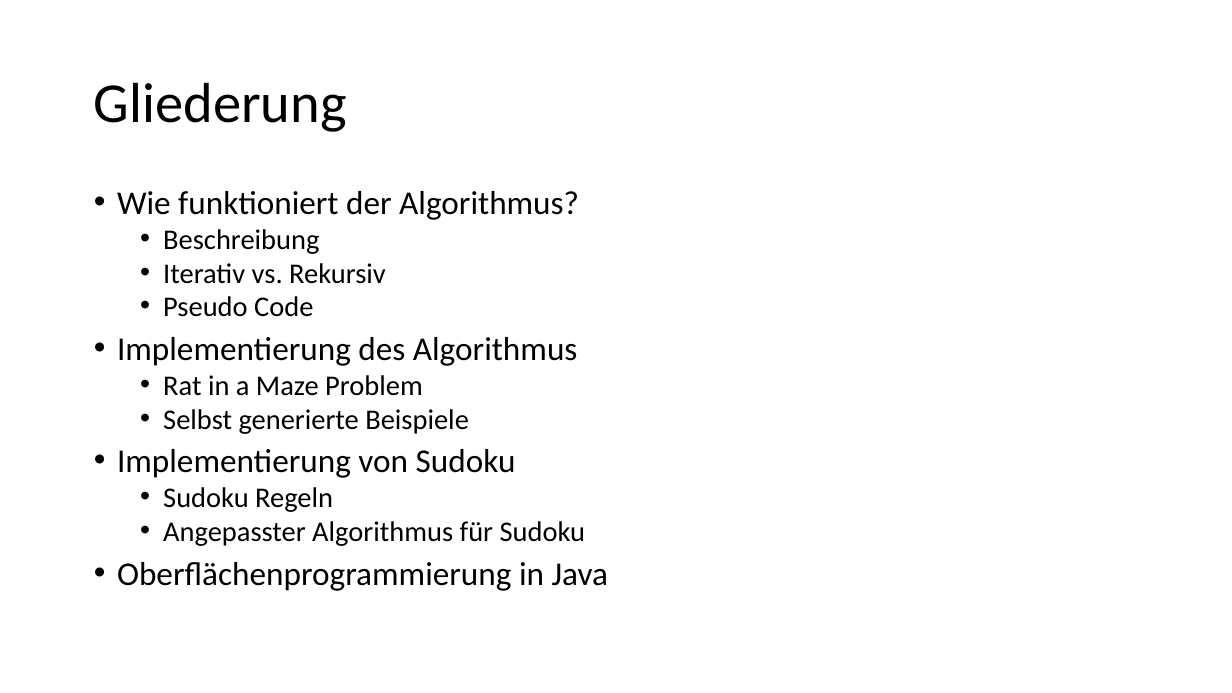
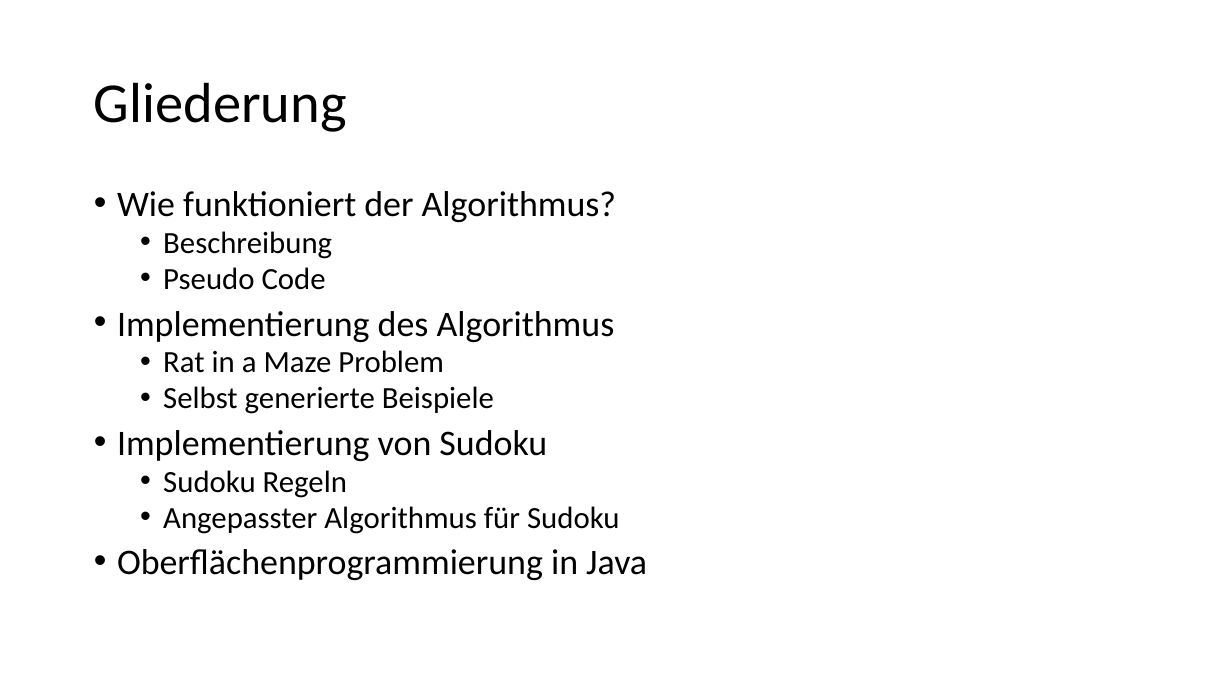
Before and after one commit to 7rebux/backtracking, a slide deck: slide 2 of _presentation/main.pptx. Drawn at 1232x693 pixels with LibreOffice and Linux fonts; fonts in the diff are those of the drawing. Boxes give left, top, right and bottom in pixels: in the first picture for what was removed or moved away, otherwise in the second. Text is boxed around its words. In the diff, an @@ line names an element or a change of style, - is before the commit and + after.

Commit message:
Update presentation

```diff
--- a/_presentation/main.pptx
+++ b/_presentation/main.pptx
@@ text "Wie funktioniert der Algorithmus?" at (x1=117, y1=191, x2=647, y2=580): size 25.9 to 28 pt in "Wie funktioniert der Algorithmus?", "Implementierung des Algorithmus", "Implementierung von Sudoku", "Oberflächenprogrammierung in Java"; size 22.2 to 24 pt in "Beschreibung", "Pseudo Code", "Rat in a Maze Problem", "Selbst generierte Beispiele" and 2 more places @@
@@ text at (x1=163, y1=263, x2=386, y2=284): paragraph removed @@
-  • Iterativ vs. Rekursiv
```
Also in this commit, not shown: 1 other slide changed, 4 slides added.
